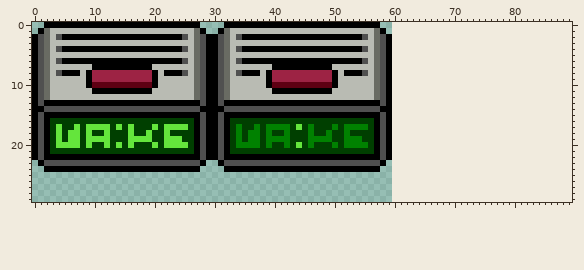
One commit to this sprite sheet: assets/images/encounters/clock/clockLarge.png. The first picture shows the starting point.
The file is 60x30 pixels. The old version is drawn lined up with the new one, on the new canvas.
Once edited:
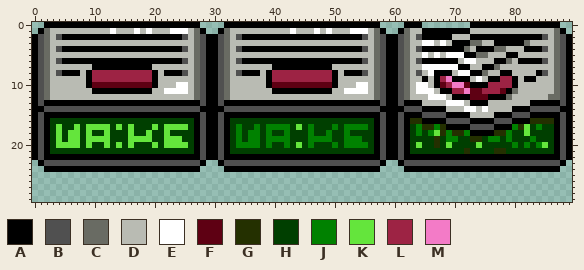
Palette (. is transparent): A #000000  B #505050  C #696b63  D #b9bbb3  E #ffffff  F #5e0013  G #243000  H #003f00  J #008100  K #64e53c  L #9d2344  M #f37bc7
Diff:
canvas 60x30 -> 90x30
@@ x 0..89 @@
- 0 ..AAAAAAAAAAAAAAAAAAAAAAAAAA....AAAAAAAAAAAAAAAAAAAAAAAAAA................................
- 1 .ACDDDDDDDDDDDDDDDDDDDDDDDDCA..ACDDDDDDDDDDDDDDDDDDDDDDDDCA...............................
- 2 ABCDBAAAAAAAAAAAAAAAAAAAABDCBAABCDBAAAAAAAAAAAAAAAAAAAABDCBA..............................
- 3 ABCDDDDDDDDDDDDDDDDDDDDDDDDCBAABCDDDDDDDDDDDDDDDDDDDDDDDDCBA..............................
- 4 ABCDBAAAAAAAAAAAAAAAAAAAABDCBAABCDBAAAAAAAAAAAAAAAAAAAABDCBA..............................
- 5 ABCDDDDDDDDDDDDDDDDDDDDDDDDCBAABCDDDDDDDDDDDDDDDDDDDDDDDDCBA..............................
- 6 ABCDBAAAAAAAAAAAAAAAAAAAABDCBAABCDBAAAAAAAAAAAAAAAAAAAABDCBA..............................
- 7 ABCDDDDDDDAAAAAAAAAADDDDDDDCBAABCDDDDDDDAAAAAAAAAADDDDDDDCBA..............................
- 8 ABCDBAAADALLLLLLLLLLADAAABDCBAABCDBAAADALLLLLLLLLLADAAABDCBA..............................
- 9 ABCDDDDDDALLLLLLLLLLADDDDDDCBAABCDDDDDDALLLLLLLLLLADDDDDDCBA..............................
-10 ABCDDDDDDAFFFFFFFFFFADDDDDDCBAABCDDDDDDAFFFFFFFFFFADDDDDDCBA..............................
-11 ABCDDDDDDDAAAAAAAAAADDDDDDDCBAABCDDDDDDDAAAAAAAAAADDDDDDDCBA..............................
-12 ABCDDDDDDDDDDDDDDDDDDDDDDDDCBAABCDDDDDDDDDDDDDDDDDDDDDDDDCBA..............................
-13 ABAAAAAAAAAAAAAAAAAAAAAAAAAABAABAAAAAAAAAAAAAAAAAAAAAAAAAABA..............................
-14 AABBBBBBBBBBBBBBBBBBBBBBBBBBAAAABBBBBBBBBBBBBBBBBBBBBBBBBBAA..............................
-15 ABAAAAAAAAAAAAAAAAAAAAAAAAAABAABAAAAAAAAAAAAAAAAAAAAAAAAAABA..............................
-16 ABAHHHHHHHHHHHHHHHHHHHHHHHHABAABAHHHHHHHHHHHHHHHHHHHHHHHHABA..............................
-17 ABAHKHHKHKKKKHKHKHHHKHKKKKHABAABAHJHHJHJJJJHKHJHHHJHJJJJHABA..............................
-18 ABAHKHKKHKHHKHHHKHHKHHKHHHHABAABAHJHJJHJHHJHHHJHHJHHJHHHHABA..............................
-19 ABAHKHKKHKKKKHHHKKKKHHKKKHHABAABAHJHJJHJJJJHHHJJJJHHJJJHHABA..............................
-20 ABAHKKKKHKHHKHKHKHHHKHKKKKHABAABAHJJJJHJHHJHKHJHHHJHJJJJHABA..............................
-21 ABAHHHHHHHHHHHHHHHHHHHHHHHHABAABAHHHHHHHHHHHHHHHHHHHHHHHHABA..............................
-22 ABAAAAAAAAAAAAAAAAAAAAAAAAAABAABAAAAAAAAAAAAAAAAAAAAAAAAAABA..............................
-23 .ABBBBBBBBBBBBBBBBBBBBBBBBBBA..ABBBBBBBBBBBBBBBBBBBBBBBBBBA...............................
-24 ..AAAAAAAAAAAAAAAAAAAAAAAAAA....AAAAAAAAAAAAAAAAAAAAAAAAAA................................
+ 0 ..AAAAAAAAAAAAAAAAAAAAAAAAAA....AAAAAAAAAAAAAAAAAAAAAAAAAA....AAA........AAAAAAAAAAAAAAA..
+ 1 .ACDDDDDDDDDDEDDDEDEDDDEEEDCA..ACDDDDDDDDDDEDDDEDEDDDEEEDCA..ACDDAAAAAAAADDDDDDDDDDDDDDCA.
+ 2 ABCDBAAAAAAAAAAAAAAAAAAAABDCBAABCDBAAAAAAAAAAAAAAAAAAAABDCBAABCDBAAAAADDDAAAAAAAAAAAABDCBA
+ 3 ABCDDDDDDDDDDDDDDDDDDDDDDDDCBAABCDDDDDDDDDDDDDDDDDDDDDDDDCBAABCDDEEDEDAAACCDDAAAAACDDDDCBA
+ 4 ABCDBAAAAAAAAAAAAAAAAAAAABDCBAABCDBAAAAAAAAAAAAAAAAAAAABDCBAABCDBAAAAAAACDAAACCDDDAAABDCBA
+ 5 ABCDDDDDDDDDDDDDDDDDDDDDDDDCBAABCDDDDDDDDDDDDDDDDDDDDDDDDCBAABCDDEDEDEEEAACCDDDAADDDDDDCBA
+ 6 ABCDBAAAAAAAAAAAAAAAAAAAABDCBAABCDBAAAAAAAAAAAAAAAAAAAABDCBAABCDBAAAAAADEEDDDAACDAAAABDCBA
+ 7 ABCDDDDDDDAAAAAAAAAADDDDDDDCBAABCDDDDDDDAAAAAAAAAADDDDDDDCBAABCDDEEEEEEAADDAACDDDDDDDDDCBA
+ 8 ABCDBAAADALLLLLLLLLLADAAABDCBAABCDBAAADALLLLLLLLLLADAAABDCBAABCDBDEAAADEEAACDDAADDDDABDCBA
+ 9 ABCDDDDDDALLLLLLLLLLADDDDDDCBAABCDDDDDDALLLLLLLLLLADDDDDDCBAABCDDADALMAAADEDAALLADAADDDCBA
+10 ABCDDDDDDAFFFFFFFFFFADDDEEDCBAABCDDDDDDAFFFFFFFFFFADDDEEDCBAABCDEEDAFLMMFAAALLLLADDDDDDCBA
+11 ABCDDDDDDDAAAAAAAAAADDEEEEDCBAABCDDDDDDDAAAAAAAAAADDEEEEDCBAABCDEEEDAALLMFFLLLFACDDDDDDCBA
+12 ABCDDDDDDDDDDDDDDDDDDDDDDDDCBAABCDDDDDDDDDDDDDDDDDDDDDDDDCBAABCDDDEEEDAAAFFFAAACDDDDDDCCBA
+13 ABAAAAAAAAAAAAAAAAAAAAAAAAAABAABAAAAAAAAAAAAAAAAAAAAAAAAAABAABAAADDDDEEEDAAADDDDDDDAAAAABA
+14 AABBBBBBBBBBBBBBBBBBBBBBBBBBAAAABBBBBBBBBBBBBBBBBBBBBBBBBBAAAABBBAAAADDDEEDEDDDDAAABBBBBAA
+15 ABAAAAAAAAAAAAAAAAAAAAAAAAAABAABAAAAAAAAAAAAAAAAAAAAAAAAAABAABAAABBBBAAAADDDDAAABBBAAAAABA
+16 ABAHHHHHHHHHHHHHHHHHHHHHHHHABAABAHHHHHHHHHHHHHHHHHHHHHHHHABAABAGGAAAABBBBAAAABBBAAAGGGGABA
+17 ABAHKHHKHKKKKHKHKHHHKHKKKKHABAABAHJHHJHJJJJHKHJHHHJHJJJJHABAABAHJGGJGAAAABBBBAAAJGKHJHHABA
+18 ABAHKHKKHKHHKHHHKHHKHHKHHHHABAABAHJHJJHJHHJHHHJHHJHHJHHHHABAABAHJHJKGJGGJAAAAGGJHHKHHHHABA
+19 ABAHKHKKHKKKKHHHKKKKHHKKKHHABAABAHJHJJHJJJJHHHJJJJHHJJJHHABAABAHHHHGHJJHHGGHJJHJHHHJHHHABA
+20 ABAHKKKKHKHHKHKHKHHHKHKKKKHABAABAHJJJJHJHHJHKHJHHHJHJJJJHABAABAHKHHGHKHHHHKHHHHHJHJHJKHABA
+21 ABAHHHHHHHHHHHHHHHHHHHHHHHHABAABAHHHHHHHHHHHHHHHHHHHHHHHHABAABAHHHHHHHHHGHHHHGGHHHHHHHHABA
+22 ABAAAAAAAAAAAAAAAAAAAAAAAAAABAABAAAAAAAAAAAAAAAAAAAAAAAAAABAABAAAAAAAAAAAAAAAAAAAAAAAAAABA
+23 .ABBBBBBBBBBBBBBBBBBBBBBBBBBA..ABBBBBBBBBBBBBBBBBBBBBBBBBBA..ABBBBBBBBBBBBBBBBBBBBBBBBBBA.
+24 ..AAAAAAAAAAAAAAAAAAAAAAAAAA....AAAAAAAAAAAAAAAAAAAAAAAAAA....AAAAAAAAAAAAAAAAAAAAAAAAAA..
 25 ..........................................................................................
Pixel boxes of the changes (left, top, right, bottom) in both pictures:
added: (392, 22, 572, 172)
changed: (110, 28, 188, 34)
changed: (290, 28, 368, 34)
changed: (164, 82, 188, 94)
changed: (344, 82, 368, 94)
